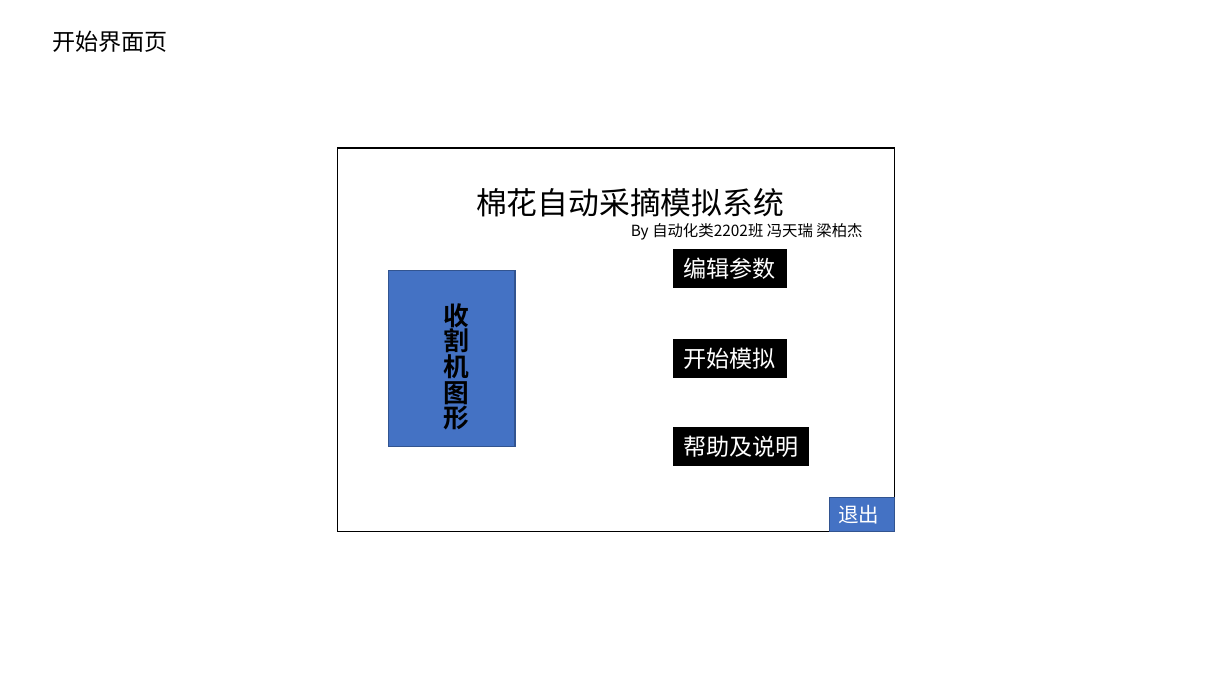
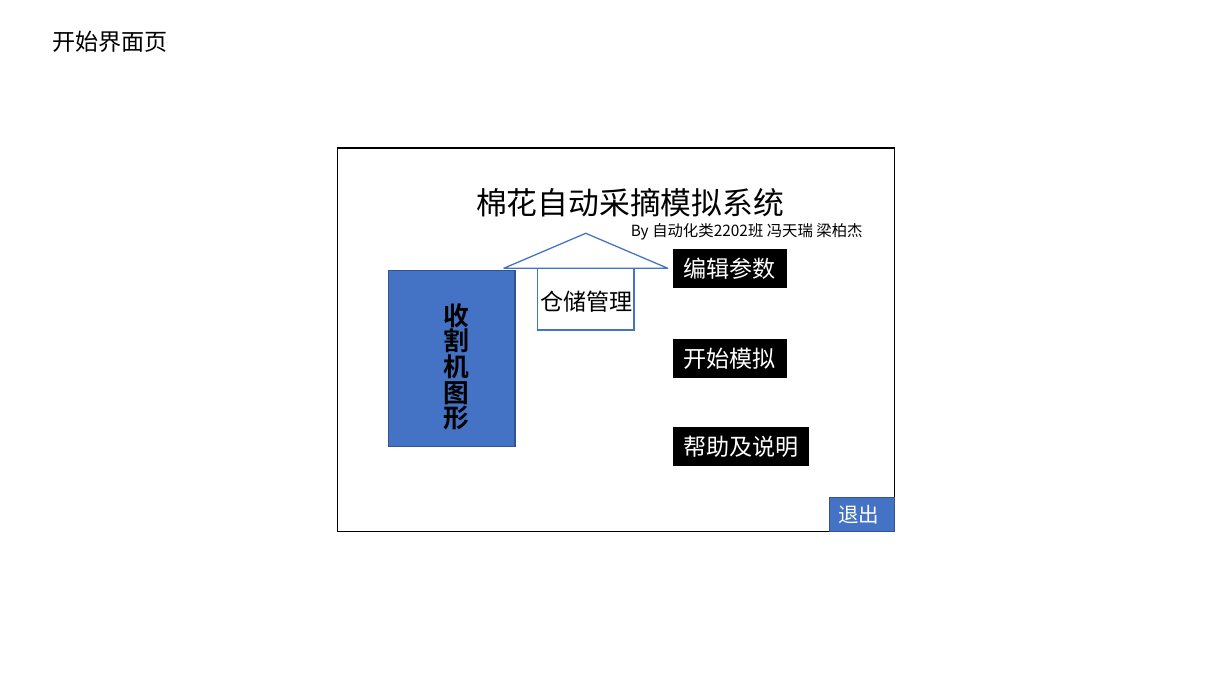
Before and after one commit to jerryfeng2003/The_C_design_on_cotton, a slide deck: slide 1 of 相关资料/界面设计(第一版）.pptx. Drawn at 1232x693 pixels with LibreOffice and Linux fonts; fonts in the diff are those of the drawing. Boxes give left, top, right and bottom in pixels: in the first picture for what was removed or moved away, otherwise in the second. Text is boxed around its words. In the diff, an @@ line names an element or a change of style, - is before the commit and + after.

```diff
--- a/相关资料/界面设计(第一版）.pptx
+++ b/相关资料/界面设计(第一版）.pptx
@@ triangle added at (x1=504, y1=234, x2=668, y2=269), outline #4472C4 1 pt @@
@@ rectangle added at (x1=538, y1=269, x2=634, y2=331), outline #4472C4 1 pt @@
@@ text added at (x1=540, y1=290, x2=632, y2=312), 18 pt, text #000000 @@
+仓储管理
```
Also in this commit, not shown: 2 slides added, 2 other files.
